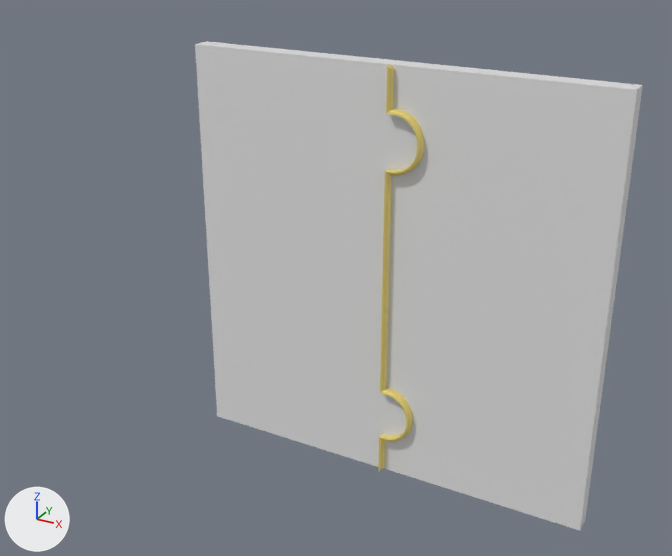
The Blender file CosmicDoorCombined.blend: old version first, new version second.
Rendered twice from a 50 mm camera at (5.35, -7.13, 5.48) aimed at (1.37, 0.11, 1.86). Lighting does not change. The marker at lower left points along +X, +Y and +Z.

The first picture shows 'LeftDoor', 'RightDoor'.
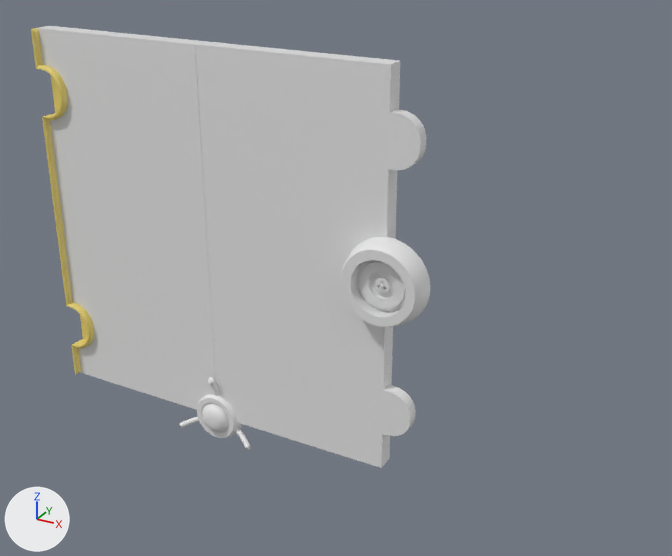
Edits to the scene script, one JSON object a line:
```json
{"op": "add", "block": "me_cylinder_008", "code": ["me_cylinder_008 = bpy.data.meshes.new('Cylinder.008')", "me_cylinder_008.from_pydata(...)  # 1792 vertices, 1730 faces; spans x -1.26..0.74, y -1.48..1.38, z 1.13..3.29"]}
{"op": "set", "path": "ob_rightdoor.location", "old": "(4.0, 0.0, 0.0)", "new": "(0.0, 0.0, 0.0)"}
{"op": "remove", "block": "ob_cylinder_006", "code": "ob_cylinder_006.hide_set(True)  # its collection is switched off"}
{"op": "remove", "block": "ob_cylinder_007", "code": "ob_cylinder_007.hide_set(True)  # its collection is switched off"}
{"op": "remove", "block": "ob_housing", "code": "ob_housing.hide_set(True)  # its collection is switched off"}
{"op": "remove", "block": "ob_handle", "code": "ob_handle.hide_set(True)  # its collection is switched off"}
{"op": "remove", "block": "ob_turninghousing", "code": "ob_turninghousing.hide_set(True)  # its collection is switched off"}
{"op": "remove", "block": "ob_handle_002", "code": "ob_handle_002.hide_set(True)  # its collection is switched off"}
{"op": "add", "block": "ob_handle_003", "code": ["ob_handle_003 = bpy.data.objects.new('Handle.003', me_cylinder_008)", "ob_handle_003.location = (0.0, 0.0, 0.0)", "ob_handle_003.rotation_euler = (-0.317, -4.264, 3.142)  # degrees (-18, -244, 180)", "ob_handle_003.scale = (0.0306, 0.0306, 0.165)"]}
```

Boxes (x1, y1, x2, y2) around the edits, measured in the pictures (672 x 556 px):
```json
{"object": "RightDoor", "change": "moved", "before": [378, 61, 643, 531], "after": [31, 26, 215, 410]}
{"object": "Housing", "change": "shown", "after": [341, 237, 430, 327]}
{"object": "TurningHousing", "change": "shown", "after": [197, 395, 243, 438]}
{"object": "Cylinder.007", "change": "shown", "after": [360, 261, 405, 309]}
{"object": "Cylinder.006", "change": "shown", "after": [375, 277, 391, 293]}
{"object": "Handle.002", "change": "shown", "after": [235, 428, 251, 450]}
{"object": "Handle.003", "change": "added", "after": [180, 416, 199, 428]}
{"object": "Handle", "change": "shown", "after": [208, 377, 218, 396]}
```
